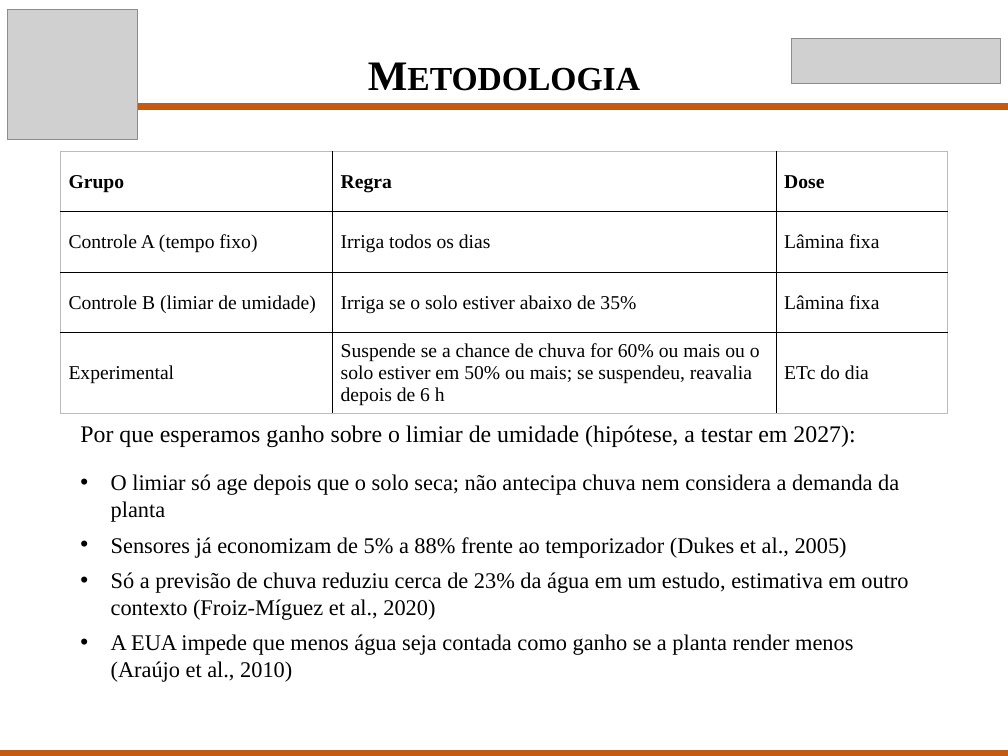
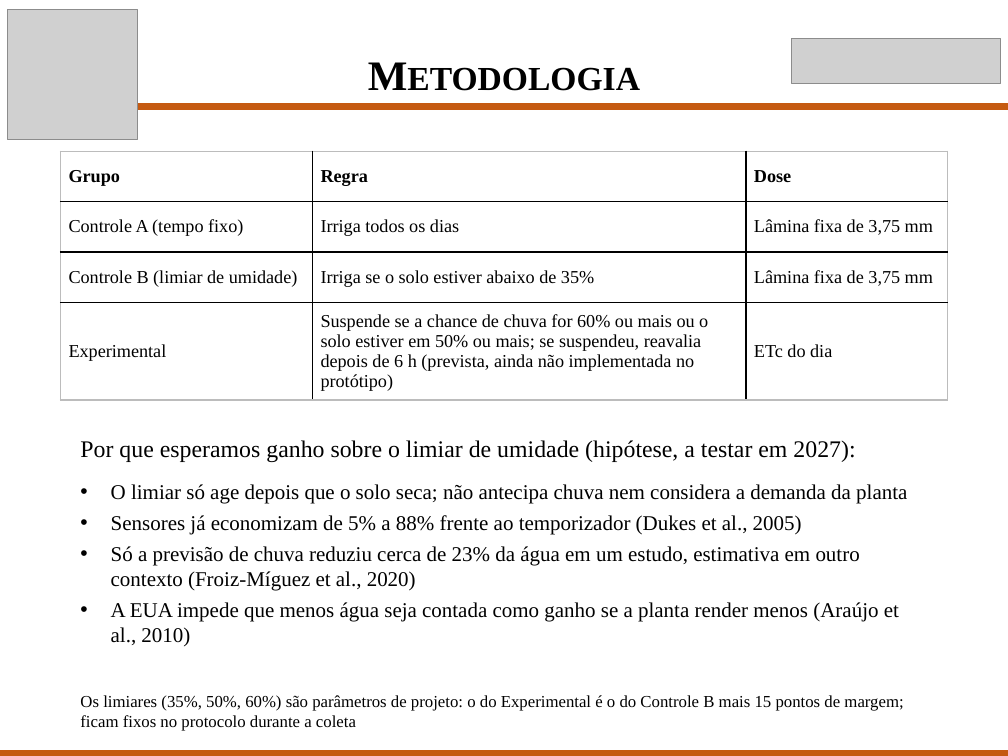
Before and after one commit to Scaglia05/irrigacao-inteligente, a slide deck: slide 8 of docs/p2/Apresentacao_TCC_P2.pptx. Drawn at 1008x756 pixels with LibreOffice and Linux fonts; fonts in the diff are those of the drawing; grey boxes stand for pictures. Boxes give left, top, right and bottom in pixels: in the first picture for what was removed or moved away, otherwise in the second. Text is boxed around its words. In the diff, an @@ line names an element or a change of style, - is before the commit and + after.

Commit message:
Slides da P2: tempo de irrigação no exemplo, lâmina fixa e limiares explicados, notas do apresentador
Fecha lacunas que a plateia poderia explorar: conversão de mm em litros e em minutos com o exemplo completo, motivo do volume zerado na captura do painel, valor da lâmina fixa dos controles, origem dos limiares e a reavaliação de 6 h ainda não implementada no protótipo.

```diff
--- a/docs/p2/Apresentacao_TCC_P2.pptx
+++ b/docs/p2/Apresentacao_TCC_P2.pptx
@@ table at (60,151,948,395) @@
-row 2, column 3: Lâmina fixa
+row 2, column 3: Lâmina fixa de 3,75 mm
-row 3, column 3: Lâmina fixa
+row 3, column 3: Lâmina fixa de 3,75 mm
-row 4, column 2: Suspende se a chance de chuva for 60% ou mais ou o solo estiver em 50% ou mais; se suspendeu, reavalia depois de 6 h
+row 4, column 2: Suspende se a chance de chuva for 60% ou mais ou o solo estiver em 50% ou mais; se suspendeu, reavalia depois de 6 h (prevista, ainda não implementada no protótipo)
@@ size 14 to 13 pt in "Grupo", "Regra", "Dose", "Controle A (tempo fixo)" and 5 more places @@
@@ text "Por que esperamos ganho sobre ...": place and size @@
-text "Por que esperamos ganho sobre ..." at (80,425,855,447)
+text "Por que esperamos ganho sobre ..." at (80,440,855,462)
@@ text "O limiar só age depois ...": place and size @@
-text "O limiar só age depois ..." at (111,474,908,682)
+text "O limiar só age depois ..." at (111,484,907,646)
@@ text "O limiar só age depois ..." at (111,484,907,646): size 16 to 15 pt; less space between paragraphs @@
@@ text added at (80,695,903,731), 12 pt, text #000000 @@
+Os limiares (35%, 50%, 60%) são parâmetros de projeto: o do Experimental é o do Controle B mais 15 pontos de margem; ficam fixos no protocolo durante a coleta
```
Also in this commit, not shown: 4 other slides changed, 1 other file.
